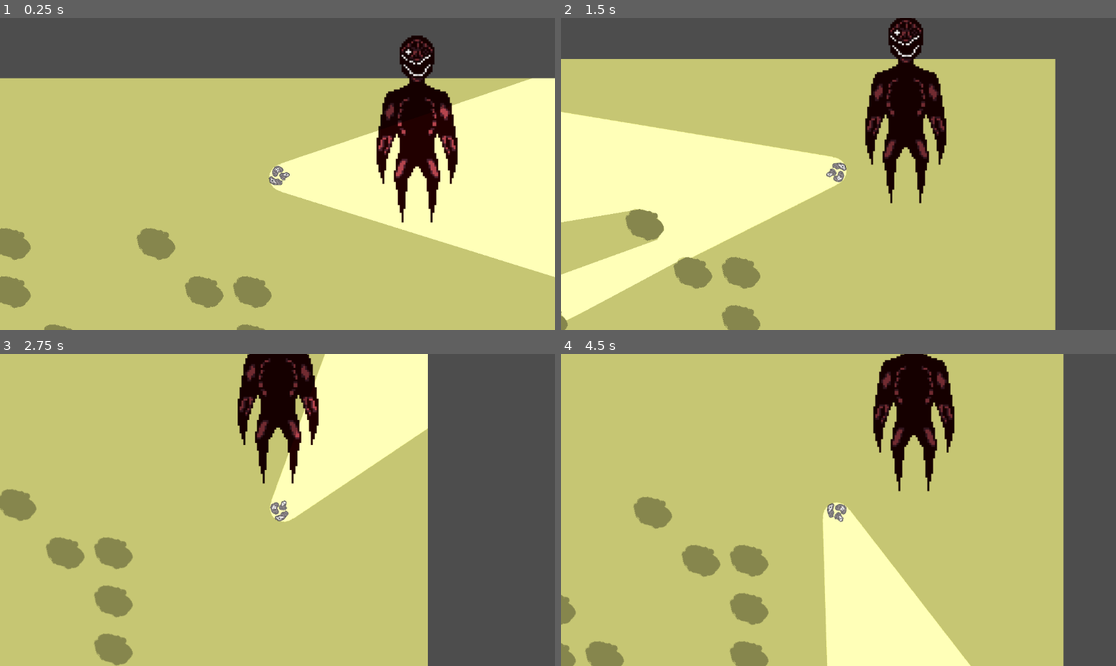
Above: before the commit, frames 1-4 (two rows, left to right).
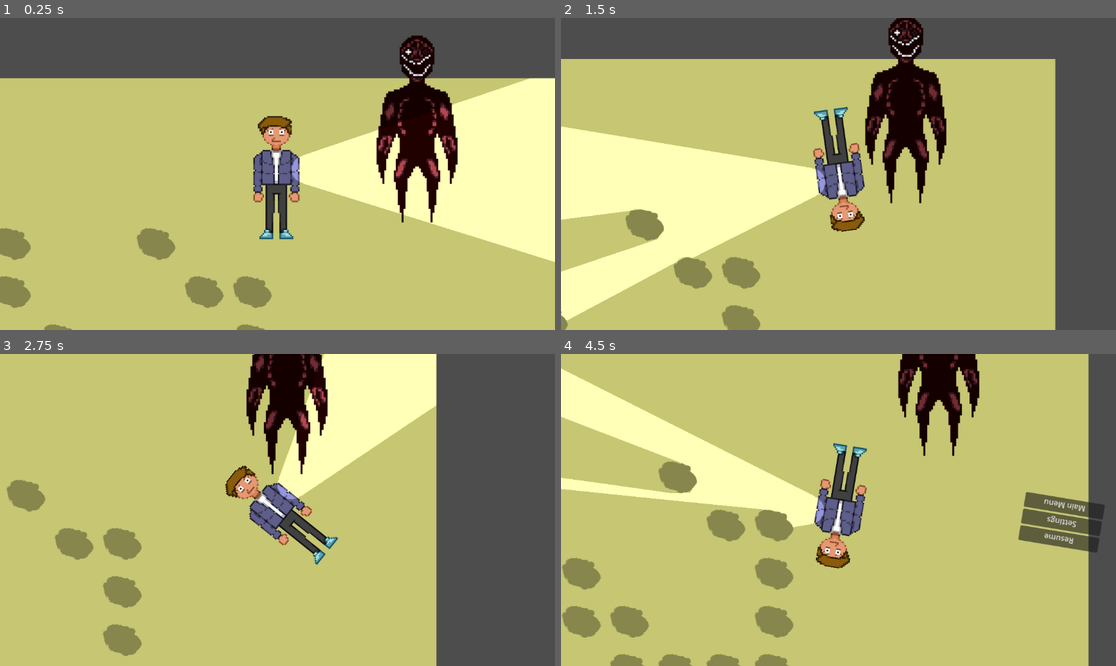
Above: after the commit, the same moments.

Repository: ChloeMayLikeCheese/GDD112-Group-Project
Game: Godot game, scene res://Scenes/backrooms_1.tscn
The game is run twice, just before and just after one commit, with the same random seed, the same clock (stepped at 60 frames per second) and the same inputs.
Inputs (mouse positions are in pixels of both pictures, inside the frame that each line leads up to):
- Up to frame 1 (0.25 s): no input
- Up to frame 2 (1.5 s): tap Enter at 0.5 s; move the mouse to (960, 158) at 0.52 s; hold D (Right) 0.53-1.28 s; move the mouse to (727, 189) at 1.27 s; hold S (Down) from 1.28 s (still down)
- Up to frame 3 (2.75 s): move the mouse to (333, 441) at 2.02 s; release S (Down) at 2.03 s; hold D (Right) from 2.03 s (still down)
- Up to frame 4 (4.5 s): move the mouse to (810, 572) at 2.77 s; release D (Right) at 2.78 s; hold W (Up) 2.78-3.53 s; move the mouse to (1005, 556) at 3.52 s; hold A (Left) 3.53-4.25 s; tap Escape (Pause) at 4.15 s; click "Settings" at 4.25 s

The runs differ from the first frame. In frame 1, 4.6% of the frame differs, in the area x 45-100%, y 19-84%; in frame 2, 4.6%; in frame 3, 11%; in frame 4, 32%, in the area x 0-98%, y 0-100%.

Commit message:
Start menu created

Diff:
--- a/Creatures/character.tscn
+++ b/Creatures/character.tscn
@@ -1,22 +1,28 @@
 [gd_scene load_steps=5 format=3 uid="uid://caqrfwj78qk08"]
 
 [ext_resource type="Script" path="res://Creatures/character.gd" id="1_7qeht"]
-[ext_resource type="Texture2D" uid="uid://ctghb5xdc1edm" path="res://Textures/Tileset/Trashpile2.png" id="2_a74kg"]
 [ext_resource type="PackedScene" uid="uid://begj2j3dpscvb" path="res://Scenes/flashlight.tscn" id="3_056hc"]
+[ext_resource type="Texture2D" uid="uid://cn1ng3uylghq5" path="res://Textures/Tileset/Playercharacter.png" id="3_gri71"]
 
 [sub_resource type="RectangleShape2D" id="RectangleShape2D_b7h46"]
-size = Vector2(66, 71)
+size = Vector2(95, 254)
 
 [node name="Character" type="CharacterBody2D"]
 collision_mask = 7
 script = ExtResource("1_7qeht")
 
 [node name="CollisionShape2D" type="CollisionShape2D" parent="."]
+position = Vector2(-1.5, 7)
 shape = SubResource("RectangleShape2D_b7h46")
-
-[node name="Sprite2D" type="Sprite2D" parent="."]
-texture = ExtResource("2_a74kg")
 
 [node name="Camera2D" type="Camera2D" parent="."]
 
 [node name="flashlight" parent="." instance=ExtResource("3_056hc")]
+position = Vector2(46, -17)
+
+[node name="Playercharacter" type="Sprite2D" parent="."]
+position = Vector2(-3.00001, 9)
+scale = Vector2(0.8, 0.8)
+texture = ExtResource("3_gri71")
+region_enabled = true
+region_rect = Rect2(34.8439, 37.278, 128.502, 321.467)
--- a/Creatures/monster_1.tscn
+++ b/Creatures/monster_1.tscn
@@ -1,7 +1,7 @@
 [gd_scene load_steps=4 format=3 uid="uid://cmf8361jt5w0s"]
 
-[ext_resource type="Texture2D" uid="uid://cn6mrrqhsh05j" path="res://Darkner_spritesheet.png" id="1_boi40"]
 [ext_resource type="Script" path="res://Creatures/Darkner.gd" id="1_hpd0k"]
+[ext_resource type="Texture2D" uid="uid://cn6mrrqhsh05j" path="res://Textures/Tileset/Darkner_spritesheet.png" id="2_i06o2"]
 
 [sub_resource type="CapsuleShape2D" id="CapsuleShape2D_8o5x0"]
 radius = 85.0
@@ -17,6 +17,6 @@
 shape = SubResource("CapsuleShape2D_8o5x0")
 
 [node name="DarknerSpritesheet" type="Sprite2D" parent="."]
-texture = ExtResource("1_boi40")
+texture = ExtResource("2_i06o2")
 region_enabled = true
 region_rect = Rect2(1414.73, -8.28738, 177.156, 415.512)
--- a/Menus/pause_menu.tscn
+++ b/Menus/pause_menu.tscn
@@ -1,20 +1,25 @@
-[gd_scene load_steps=2 format=3 uid="uid://hajuk2n703qe"]
+[gd_scene load_steps=3 format=3 uid="uid://hajuk2n703qe"]
 
 [ext_resource type="Script" path="res://Menus/pause_menu.gd" id="1_joehn"]
+
+[sub_resource type="Theme" id="Theme_j3s1i"]
 
 [node name="PauseMenu" type="Control"]
 layout_mode = 3
 anchors_preset = 15
 anchor_right = 1.0
 anchor_bottom = 1.0
+offset_left = -544.0
+offset_right = -544.0
 grow_horizontal = 2
 grow_vertical = 2
 script = ExtResource("1_joehn")
 
 [node name="MarginContainer" type="MarginContainer" parent="."]
 layout_mode = 0
-offset_right = 40.0
-offset_bottom = 40.0
+offset_right = 166.0
+offset_bottom = 108.0
+theme = SubResource("Theme_j3s1i")
 
 [node name="VBoxContainer" type="VBoxContainer" parent="MarginContainer"]
 layout_mode = 2
@@ -29,7 +34,11 @@
 
 [node name="Quit" type="Button" parent="MarginContainer/VBoxContainer"]
 layout_mode = 2
-text = "Quit"
+text = "Main Menu
+"
+
+[node name="Camera2D" type="Camera2D" parent="."]
+position = Vector2(544, 0)
 
 [connection signal="pressed" from="MarginContainer/VBoxContainer/Resume" to="." method="_on_resume_pressed"]
 [connection signal="pressed" from="MarginContainer/VBoxContainer/Settings" to="." method="_on_settings_pressed"]
--- /dev/null
+++ b/Menus/start_menu.gd
@@ -0,0 +1,20 @@
+extends Control
+@export var start_game:String
+
+# Called every frame. 'delta' is the elapsed time since the previous frame.
+func _process(delta):
+	pass
+
+
+
+
+func _on_start_pressed():
+	get_tree().call_deferred("change_scene_to_file",start_game)
+
+
+func _on_stettings_pressed():
+	pass # Replace with function body.
+
+
+func _on_exit_pressed():
+	get_tree().quit()
--- /dev/null
+++ b/Menus/start_menu.tscn
@@ -0,0 +1,52 @@
+[gd_scene load_steps=4 format=3 uid="uid://drmlqq26s7qq0"]
+
+[ext_resource type="Script" path="res://Menus/start_menu.gd" id="1_3fry5"]
+[ext_resource type="Texture2D" uid="uid://cbs8vt828llr0" path="res://Textures/Tileset/Battery.png" id="2_k7old"]
+[ext_resource type="Texture2D" uid="uid://b0x2uvog4fr5x" path="res://Textures/Tileset/Basetile.png" id="2_rtxdv"]
+
+[node name="Start_menu" type="Control"]
+layout_mode = 3
+anchors_preset = 15
+anchor_right = 1.0
+anchor_bottom = 1.0
+grow_horizontal = 2
+grow_vertical = 2
+script = ExtResource("1_3fry5")
+start_game = "res://Scenes/backrooms_1.tscn"
+
+[node name="Basetile" type="Sprite2D" parent="."]
+position = Vector2(88, 1)
+texture = ExtResource("2_rtxdv")
+region_enabled = true
+region_rect = Rect2(-1107.95, -543.026, 1429.8, 788.913)
+
+[node name="MarginContainer" type="MarginContainer" parent="."]
+layout_mode = 0
+offset_right = 125.0
+offset_bottom = 129.0
+
+[node name="VBoxContainer" type="VBoxContainer" parent="MarginContainer"]
+layout_mode = 2
+
+[node name="Start" type="Button" parent="MarginContainer/VBoxContainer"]
+layout_mode = 2
+text = "Start"
+
+[node name="Stettings" type="Button" parent="MarginContainer/VBoxContainer"]
+layout_mode = 2
+text = "Settings"
+
+[node name="Exit" type="Button" parent="MarginContainer/VBoxContainer"]
+layout_mode = 2
+text = "Exit Game"
+
+[node name="Camera2D" type="Camera2D" parent="."]
+position = Vector2(63, 17)
+
+[node name="Battery" type="Sprite2D" parent="."]
+position = Vector2(63, -117)
+texture = ExtResource("2_k7old")
+
+[connection signal="pressed" from="MarginContainer/VBoxContainer/Start" to="." method="_on_start_pressed"]
+[connection signal="pressed" from="MarginContainer/VBoxContainer/Stettings" to="." method="_on_stettings_pressed"]
+[connection signal="pressed" from="MarginContainer/VBoxContainer/Exit" to="." method="_on_exit_pressed"]
Renamed: Battery.png -> Textures/Tileset/Battery.png
Not shown, added: Textures/Tileset/Battery.png.import
Renamed: Breather_spritesheet.png -> Textures/Tileset/Breather_spritesheet.png
Not shown, changed: Textures/Tileset/Breather_spritesheet.png.import
Renamed: Darkner_spritesheet.png -> Textures/Tileset/Darkner_spritesheet.png
Not shown, changed: Textures/Tileset/Darkner_spritesheet.png.import
Renamed: Playercharacter.png -> Textures/Tileset/Playercharacter.png
Not shown, changed: Textures/Tileset/Playercharacter.png.import
Renamed: Playerspritesheet.png -> Textures/Tileset/Playerspritesheet.png
Not shown, added: Textures/Tileset/Playerspritesheet.png.import
